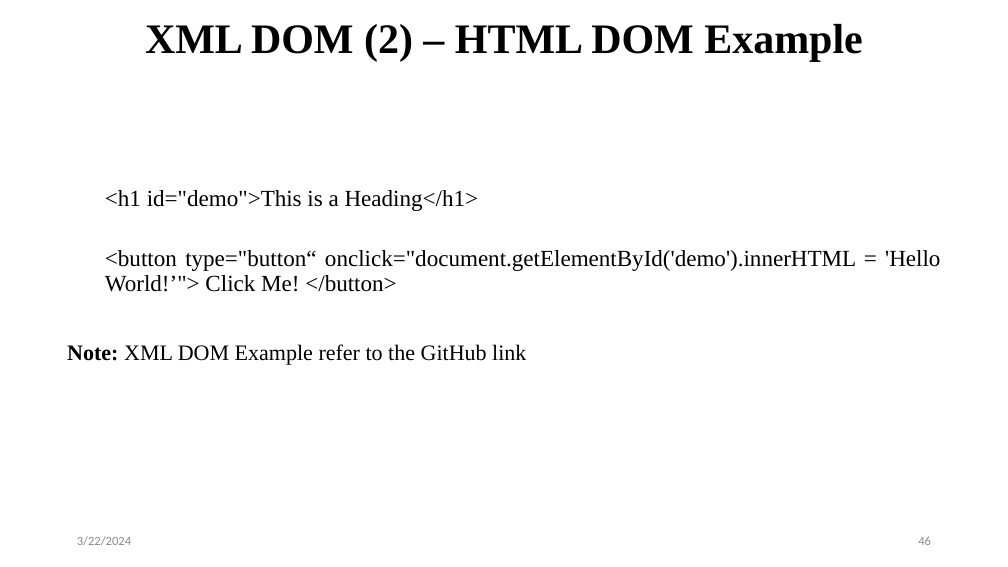
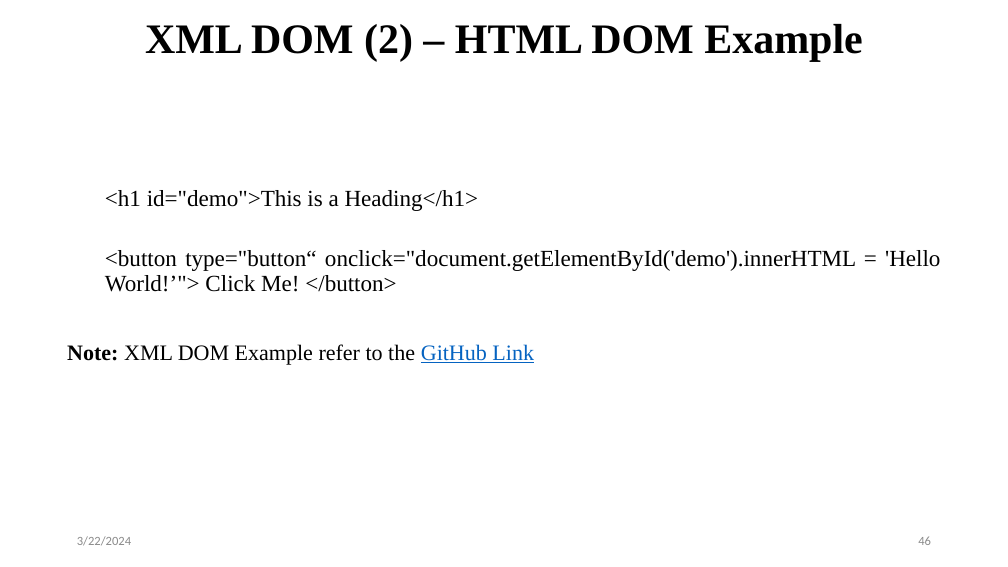
Before and after one commit to avinashmaskey22/BCA-3rd-WEB, a slide deck: slide 46 of Unit Three.pptx. Drawn at 1008x567 pixels with LibreOffice and Linux fonts; fonts in the diff are those of the drawing. Boxes give left, top, right and bottom in pixels: in the first picture for what was removed or moved away, otherwise in the second. Text is boxed around its words. In the diff, an @@ line names an element or a change of style, - is before the commit and + after.

Commit message:
new updates for chapter three

```diff
--- a/Unit Three.pptx
+++ b/Unit Three.pptx
@@ text at box(67, 344, 534, 365): text changed @@
-Note: XML DOM Example refer to the GitHub link
+Note: XML DOM Example refer to the GitHub Link
```
